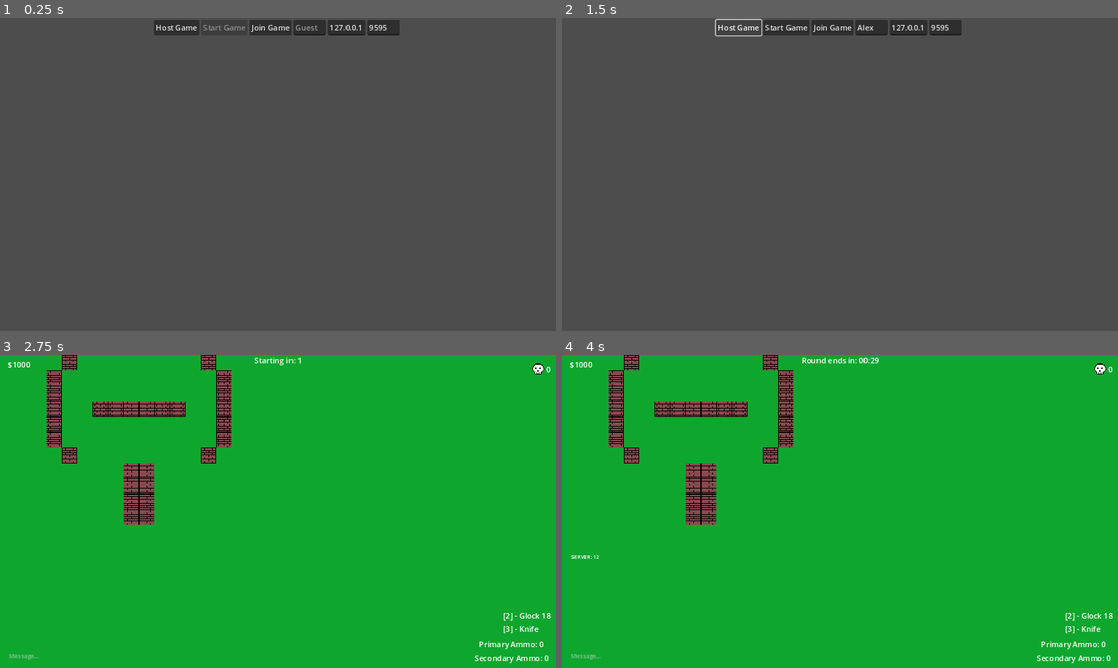
Above: before the commit, frames 1-4 (two rows, left to right).
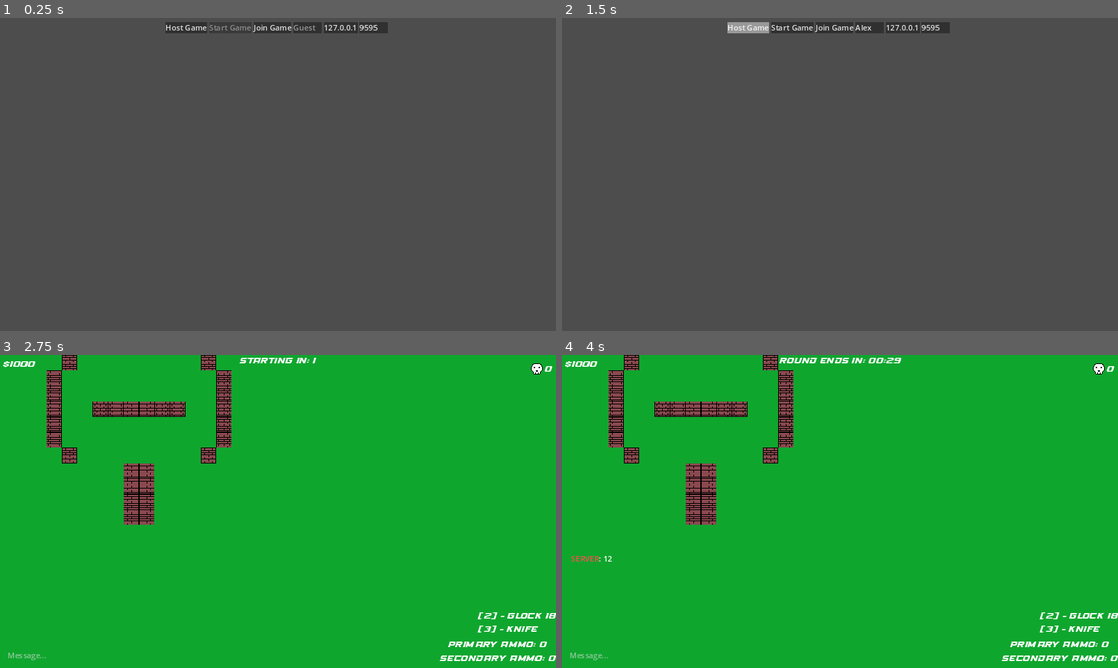
Above: after the commit, the same moments.

Repository: StormLight14/pew-pew-io
Game: Godot game, scene res://multiplayer/multiplayer.tscn
Same seed, same stepped clock (60 frames per second), same inputs: the game is played once before the commit and once after it.
Inputs (mouse positions are in pixels of both pictures, inside the frame that each line leads up to):
- Up to frame 1 (0.25 s): no input
- Up to frame 2 (1.5 s): click (873, 27) at 0.52 s; type "Alex" at 0.6 s; click "Host Game" at 1.25 s
- Up to frame 3 (2.75 s): click "Start Game" at 2 s
- Up to frame 4 (4 s): click (650, 655) at 2.77 s; type "12" at 2.85 s; tap Enter at 3.5 s; move the mouse to (962, 495) at 3.52 s; press the mouse at (962, 495) at 3.53 s; hold D (right) from 3.53 s (still down)

The runs differ from the first frame. In frame 1, 1.0% of the frame differs, in the area x 27-72%, y 0-6%; in frame 2, 1.2%; in frame 3, 1.2%; in frame 4, 1.4%, in the area x 0-100%, y 0-99%.

Commit message:
add team based chat colors, small theme

Diff:
--- a/GameValues.gd
+++ b/GameValues.gd
@@ -13,9 +13,21 @@
 signal player_stat_changed_signal
 
 @rpc("any_peer", "call_local", "reliable")
-func send_message(message = "MESSAGE_ERROR", username = "USERNAME_ERROR"):
+func send_message(message = "MESSAGE_ERROR", username = "USERNAME_ERROR", player_id = "ID_ERROR"):
+	var color = "#FFFFFF"
+
+	if player_id == 1:
+		color = "#FF4D4D"
+	else:
+		match players[player_id].team:
+			"T":
+				color = "#FFA836"
+			"CT":
+				color = "#364AFF"
+
+
 	if message != "" and message != " ":
-		var full_message = username + ": " + message + "\n"
+		var full_message = "[color=" + color + "]" + username + "[/color]" + ": " + message + "\n"
 		print(full_message)
 
 		messages += full_message
--- a/assets/icon.svg
+++ /dev/null
@@ -1 +0,0 @@
-<svg height="128" width="128" xmlns="http://www.w3.org/2000/svg"><rect x="2" y="2" width="124" height="124" rx="14" fill="#363d52" stroke="#212532" stroke-width="4"/><g transform="scale(.101) translate(122 122)"><g fill="#fff"><path d="M105 673v33q407 354 814 0v-33z"/><path fill="#478cbf" d="m105 673 152 14q12 1 15 14l4 67 132 10 8-61q2-11 15-15h162q13 4 15 15l8 61 132-10 4-67q3-13 15-14l152-14V427q30-39 56-81-35-59-83-108-43 20-82 47-40-37-88-64 7-51 8-102-59-28-123-42-26 43-46 89-49-7-98 0-20-46-46-89-64 14-123 42 1 51 8 102-48 27-88 64-39-27-82-47-48 49-83 108 26 42 56 81zm0 33v39c0 276 813 276 813 0v-39l-134 12-5 69q-2 10-14 13l-162 11q-12 0-16-11l-10-65H447l-10 65q-4 11-16 11l-162-11q-12-3-14-13l-5-69z"/><path d="M483 600c3 34 55 34 58 0v-86c-3-34-55-34-58 0z"/><circle cx="725" cy="526" r="90"/><circle cx="299" cy="526" r="90"/></g><g fill="#414042"><circle cx="307" cy="532" r="60"/><circle cx="717" cy="532" r="60"/></g></g></svg>
--- a/level/level.tscn
+++ b/level/level.tscn
@@ -2,13 +2,11 @@
 
 [ext_resource type="Script" path="res://level/level.gd" id="1_aq73c"]
 [ext_resource type="Script" path="res://ui/game_ui.gd" id="2_ad22g"]
-[ext_resource type="Texture2D" uid="uid://c03okv5asqn22" path="res://assets/x.png" id="3_pab6c"]
-[ext_resource type="Texture2D" uid="uid://b0501fivgjffx" path="res://assets/skull.png" id="4_jg50k"]
+[ext_resource type="Texture2D" uid="uid://c03okv5asqn22" path="res://assets/icons/x.png" id="3_pab6c"]
+[ext_resource type="Theme" uid="uid://b2kensy6ma0e6" path="res://ui/theme/main.tres" id="3_ynjfq"]
+[ext_resource type="Texture2D" uid="uid://b0501fivgjffx" path="res://assets/icons/skull.png" id="4_jg50k"]
 [ext_resource type="Texture2D" uid="uid://twdvsshmukxg" path="res://assets/tilemaps/main-tilemap.png" id="5_duu31"]
 [ext_resource type="Script" path="res://ui/buy_button.gd" id="5_ge0j8"]
-
-[sub_resource type="Theme" id="Theme_5v580"]
-LineEdit/font_sizes/font_size = 12
 
 [sub_resource type="OccluderPolygon2D" id="OccluderPolygon2D_t5fmh"]
 polygon = PackedVector2Array(-16, -16, 16, -16, 16, 16, -16, 16)
@@ -86,6 +84,7 @@
 anchor_right = 1.0
 offset_bottom = 23.0
 grow_horizontal = 2
+theme = ExtResource("3_ynjfq")
 
 [node name="EndTimerLabel" type="Label" parent="GameUI/TimerUI"]
 unique_name_in_owner = true
@@ -107,13 +106,14 @@
 offset_right = 396.0
 offset_bottom = -43.0
 grow_vertical = 0
+theme = ExtResource("3_ynjfq")
 follow_focus = true
 
-[node name="Messages" type="Label" parent="GameUI/MessageUI"]
+[node name="Messages" type="RichTextLabel" parent="GameUI/MessageUI"]
 unique_name_in_owner = true
 custom_minimum_size = Vector2(300, 180)
 layout_mode = 2
-theme_override_font_sizes/font_size = 11
+bbcode_enabled = true
 autowrap_mode = 2
 
 [node name="MessageLine" type="LineEdit" parent="GameUI"]
@@ -121,7 +121,7 @@
 offset_top = 608.0
 offset_right = 350.0
 offset_bottom = 639.0
-theme = SubResource("Theme_5v580")
+theme = ExtResource("3_ynjfq")
 placeholder_text = "Message..."
 flat = true
 
@@ -136,6 +136,7 @@
 offset_bottom = -22.0
 grow_horizontal = 2
 grow_vertical = 0
+theme = ExtResource("3_ynjfq")
 metadata/_edit_use_anchors_ = true
 
 [node name="HBoxContainer" type="HBoxContainer" parent="GameUI/SpectateUI"]
@@ -162,6 +163,7 @@
 offset_left = -60.0
 offset_bottom = 60.0
 grow_horizontal = 0
+theme = ExtResource("3_ynjfq")
 
 [node name="VBoxContainer" type="VBoxContainer" parent="GameUI/StatsUI"]
 layout_mode = 2
@@ -204,19 +206,23 @@
 offset_right = -1.0
 grow_horizontal = 0
 grow_vertical = 0
+theme = ExtResource("3_ynjfq")
 
 [node name="VBoxContainer" type="VBoxContainer" parent="GameUI/AmmoUI"]
 layout_mode = 2
+theme = ExtResource("3_ynjfq")
 
 [node name="PrimaryAmmo" type="Label" parent="GameUI/AmmoUI/VBoxContainer"]
 unique_name_in_owner = true
 layout_mode = 2
+theme = ExtResource("3_ynjfq")
 text = "Primary Ammo: 0"
 horizontal_alignment = 1
 
 [node name="SecondaryAmmo" type="Label" parent="GameUI/AmmoUI/VBoxContainer"]
 unique_name_in_owner = true
 layout_mode = 2
+theme = ExtResource("3_ynjfq")
 text = "Secondary Ammo: 0"
 horizontal_alignment = 1
 
@@ -228,6 +234,7 @@
 anchor_bottom = 1.0
 grow_horizontal = 2
 grow_vertical = 2
+theme = ExtResource("3_ynjfq")
 
 [node name="ColorRect" type="ColorRect" parent="GameUI/ShopUI"]
 layout_mode = 2
@@ -321,10 +328,12 @@
 unique_name_in_owner = true
 offset_right = 79.0
 offset_bottom = 40.0
+theme = ExtResource("3_ynjfq")
 
 [node name="MoneyLabel" type="Label" parent="GameUI/MoneyUI"]
 unique_name_in_owner = true
 layout_mode = 2
+theme = ExtResource("3_ynjfq")
 text = "$1000"
 
 [node name="InventoryUI" type="CenterContainer" parent="GameUI"]
@@ -338,13 +347,16 @@
 offset_bottom = -61.0
 grow_horizontal = 0
 grow_vertical = 0
+theme = ExtResource("3_ynjfq")
 
 [node name="VBoxContainer" type="VBoxContainer" parent="GameUI/InventoryUI"]
 layout_mode = 2
+theme = ExtResource("3_ynjfq")
 
 [node name="InventoryLabel" type="Label" parent="GameUI/InventoryUI/VBoxContainer"]
 unique_name_in_owner = true
 layout_mode = 2
+theme = ExtResource("3_ynjfq")
 text = "[2] - Glock 18
 [3] - Knife"
 
--- a/multiplayer/multiplayer.tscn
+++ b/multiplayer/multiplayer.tscn
@@ -1,7 +1,8 @@
-[gd_scene load_steps=4 format=3 uid="uid://3begruyw7wti"]
+[gd_scene load_steps=5 format=3 uid="uid://3begruyw7wti"]
 
 [ext_resource type="Script" path="res://multiplayer/multiplayer.gd" id="1_tv1bw"]
 [ext_resource type="PackedScene" uid="uid://bqn3h56ch5gtd" path="res://player/player.tscn" id="2_pbl3c"]
+[ext_resource type="Theme" uid="uid://b2kensy6ma0e6" path="res://ui/theme/main.tres" id="3_2mwus"]
 [ext_resource type="PackedScene" uid="uid://bu74xn3hlof5n" path="res://level/level.tscn" id="3_qf10t"]
 
 [node name="Multiplayer" type="Node2D"]
@@ -12,6 +13,7 @@
 process_mode = 3
 offset_right = 1152.0
 offset_bottom = 40.0
+theme = ExtResource("3_2mwus")
 
 [node name="CenterContainer" type="CenterContainer" parent="MenuUI"]
 layout_mode = 2
@@ -21,37 +23,44 @@
 
 [node name="Host" type="Button" parent="MenuUI/CenterContainer/HBoxContainer"]
 layout_mode = 2
+theme = ExtResource("3_2mwus")
 text = "Host Game"
 
 [node name="Start" type="Button" parent="MenuUI/CenterContainer/HBoxContainer"]
 unique_name_in_owner = true
 layout_mode = 2
+theme = ExtResource("3_2mwus")
 disabled = true
 text = "Start Game"
 
 [node name="Join" type="Button" parent="MenuUI/CenterContainer/HBoxContainer"]
 layout_mode = 2
+theme = ExtResource("3_2mwus")
 text = "Join Game"
 
 [node name="Username" type="LineEdit" parent="MenuUI/CenterContainer/HBoxContainer"]
 unique_name_in_owner = true
 layout_mode = 2
+theme = ExtResource("3_2mwus")
 placeholder_text = "Guest"
 expand_to_text_length = true
 
 [node name="Address" type="LineEdit" parent="MenuUI/CenterContainer/HBoxContainer"]
 unique_name_in_owner = true
 layout_mode = 2
+theme = ExtResource("3_2mwus")
 text = "127.0.0.1"
 expand_to_text_length = true
 
 [node name="Port" type="LineEdit" parent="MenuUI/CenterContainer/HBoxContainer"]
 unique_name_in_owner = true
 layout_mode = 2
+theme = ExtResource("3_2mwus")
 text = "9595"
 
 [node name="Label" type="Label" parent="MenuUI/CenterContainer/HBoxContainer"]
 layout_mode = 2
+theme = ExtResource("3_2mwus")
 
 [node name="Level" parent="." instance=ExtResource("3_qf10t")]
 
--- a/player/player.gd
+++ b/player/player.gd
@@ -176,7 +176,7 @@
 				set_collisions(false)
 
 				if multiplayer.is_server():
-					GameValues.send_message.rpc(username + " has been killed.", "SERVER")
+					GameValues.send_message.rpc(username + " has been killed.", "SERVER", 1)
 
 func set_collisions(boolean):
 	%Hurtbox.set_deferred("monitoring", boolean)
--- a/player/player.tscn
+++ b/player/player.tscn
@@ -4,7 +4,7 @@
 [ext_resource type="Texture2D" uid="uid://by57ryjxgxgha" path="res://assets/player.png" id="2_3dgf8"]
 [ext_resource type="Texture2D" uid="uid://bnelpnhdx1k3o" path="res://assets/hands-holding-gun.png" id="3_pnwp5"]
 [ext_resource type="Texture2D" uid="uid://cj4kwbsfk63jf" path="res://assets/guns/gun.png" id="4_6mtv3"]
-[ext_resource type="Theme" uid="uid://b2kensy6ma0e6" path="res://ui/main.tres" id="5_l8vil"]
+[ext_resource type="Theme" uid="uid://b2kensy6ma0e6" path="res://ui/theme/main.tres" id="5_l8vil"]
 [ext_resource type="Texture2D" uid="uid://tdlkuwvdxiia" path="res://assets/lighting/gun-light.png" id="5_rpd21"]
 [ext_resource type="Texture2D" uid="uid://b2s6x24rlhek2" path="res://assets/lighting/player-light.png" id="7_1uwwp"]
 
--- a/ui/game_ui.gd
+++ b/ui/game_ui.gd
@@ -57,17 +57,25 @@
 	update_money_label()
 
 func _on_line_edit_text_submitted(new_text):
-	var id = multiplayer.get_unique_id()
+	var player_id = multiplayer.get_unique_id()
 	var username
 
 	if multiplayer.is_server():
 		username = "SERVER"
 	else:
-		username = GameValues.players[id].username
+		username = GameValues.players[player_id].username
 
-	GameValues.send_message.rpc(new_text, username)
+	if multiplayer.is_server() == false:
+		new_text = strip_bbcode(new_text)
+
+	GameValues.send_message.rpc(new_text, username, player_id)
 	$MessageLine.text = ""
 	$MessageLine.release_focus()
+
+func strip_bbcode(source:String) -> String:
+	var regex = RegEx.new()
+	regex.compile("\\[.+?\\]")
+	return regex.sub(source, "", true)
 
 func _on_message_line_focus_entered():
 	GameValues.typing = true
--- a/ui/main.tres
+++ /dev/null
@@ -1,11 +0,0 @@
-[gd_resource type="Theme" load_steps=3 format=3 uid="uid://b2kensy6ma0e6"]
-
-[sub_resource type="StyleBoxFlat" id="StyleBoxFlat_brqbo"]
-bg_color = Color(1, 0.341176, 0.298039, 1)
-
-[sub_resource type="StyleBoxFlat" id="StyleBoxFlat_tp058"]
-bg_color = Color(0.470588, 0.945098, 0, 1)
-
-[resource]
-ProgressBar/styles/background = SubResource("StyleBoxFlat_brqbo")
-ProgressBar/styles/fill = SubResource("StyleBoxFlat_tp058")
--- /dev/null
+++ b/ui/theme/default_stylebox.tres
@@ -0,0 +1,4 @@
+[gd_resource type="StyleBoxFlat" format=3 uid="uid://cgrxkibwpb6dq"]
+
+[resource]
+bg_color = Color(0, 0, 0, 0.376471)
--- /dev/null
+++ b/ui/theme/main.tres
@@ -0,0 +1,40 @@
+[gd_resource type="Theme" load_steps=12 format=3 uid="uid://b2kensy6ma0e6"]
+
+[ext_resource type="FontFile" uid="uid://kn7qq7iwgrl5" path="res://assets/fonts/High Speed.otf" id="1_k88yq"]
+[ext_resource type="StyleBox" uid="uid://cgrxkibwpb6dq" path="res://ui/theme/default_stylebox.tres" id="2_dkcn6"]
+
+[sub_resource type="StyleBoxFlat" id="StyleBoxFlat_xept5"]
+bg_color = Color(0, 0, 0, 0.243137)
+
+[sub_resource type="StyleBoxFlat" id="StyleBoxFlat_tyhi1"]
+
+[sub_resource type="StyleBoxFlat" id="StyleBoxFlat_skxdc"]
+bg_color = Color(0, 0, 0, 0.501961)
+
+[sub_resource type="StyleBoxFlat" id="StyleBoxFlat_84kj0"]
+bg_color = Color(0, 0, 0, 0.376471)
+
+[sub_resource type="StyleBoxFlat" id="StyleBoxFlat_jay0j"]
+
+[sub_resource type="StyleBoxFlat" id="StyleBoxFlat_kjyk5"]
+
+[sub_resource type="StyleBoxFlat" id="StyleBoxFlat_eaaci"]
+
+[sub_resource type="StyleBoxFlat" id="StyleBoxFlat_brqbo"]
+bg_color = Color(1, 0.341176, 0.298039, 1)
+
+[sub_resource type="StyleBoxFlat" id="StyleBoxFlat_tp058"]
+bg_color = Color(0.470588, 0.945098, 0, 1)
+
+[resource]
+Button/styles/disabled = SubResource("StyleBoxFlat_xept5")
+Button/styles/focus = SubResource("StyleBoxFlat_tyhi1")
+Button/styles/hover = SubResource("StyleBoxFlat_skxdc")
+Button/styles/normal = SubResource("StyleBoxFlat_84kj0")
+Button/styles/pressed = SubResource("StyleBoxFlat_jay0j")
+Label/fonts/font = ExtResource("1_k88yq")
+LineEdit/styles/focus = SubResource("StyleBoxFlat_kjyk5")
+LineEdit/styles/normal = ExtResource("2_dkcn6")
+LineEdit/styles/read_only = SubResource("StyleBoxFlat_eaaci")
+ProgressBar/styles/background = SubResource("StyleBoxFlat_brqbo")
+ProgressBar/styles/fill = SubResource("StyleBoxFlat_tp058")
Binary file added: assets/fonts/High Speed.otf
Not shown, added: assets/fonts/High Speed.otf.import
Renamed: assets/skull.png -> assets/icons/skull.png
Not shown, changed: assets/icons/skull.png.import
Renamed: assets/x.png -> assets/icons/x.png
Not shown, changed: assets/icons/x.png.import
Not shown, removed: assets/x.png.import
